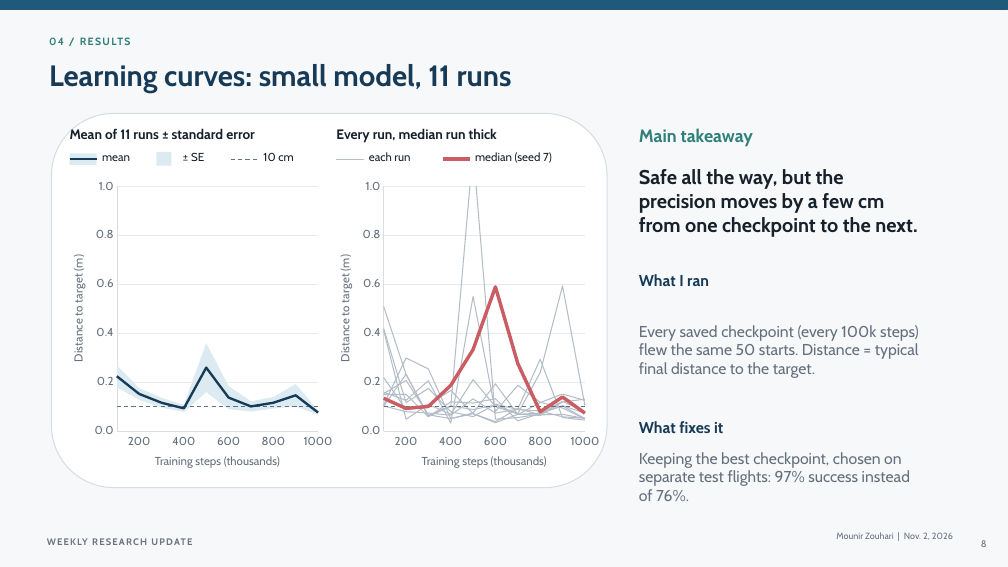
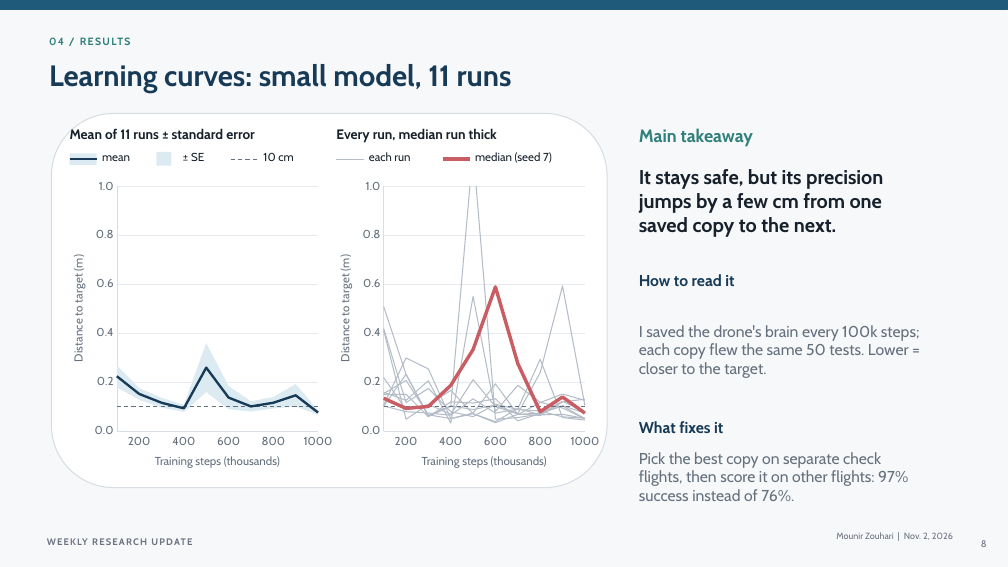
Before and after one commit to MounirZouhari/crazyfly, a slide deck: slide 8 of code/src/tdmpc2_training/reports/Mounir_Crazyflie_Weekly_Update_2026-11-02.pptx. Drawn at 1008x567 pixels with LibreOffice and Linux fonts; fonts in the diff are those of the drawing. Boxes give left, top, right and bottom in pixels: in the first picture for what was removed or moved away, otherwise in the second. Text is boxed around its words. In the diff, an @@ line names an element or a change of style, - is before the commit and + after.

Commit message:
Update deck: simpler wording, GPU and parallel results left out

```diff
--- a/code/src/tdmpc2_training/reports/Mounir_Crazyflie_Weekly_Update_2026-11-02.pptx
+++ b/code/src/tdmpc2_training/reports/Mounir_Crazyflie_Weekly_Update_2026-11-02.pptx
@@ text at [639, 169, 883, 237]: text changed @@
-Safe all the way, but the precision moves by a few cm from one checkpoint to the next.
+It stays safe, but its precision jumps by a few cm from one saved copy to the next.
@@ text at [639, 274, 734, 286]: text changed @@
-What I ran
+How to read it
@@ text at [639, 325, 920, 378]: text changed @@
-Every saved checkpoint (every 100k steps) flew the same 50 starts. Distance = typical final distance to the target.
+I saved the drone's brain every 100k steps; each copy flew the same 50 tests. Lower = closer to the target.
@@ text at [639, 452, 908, 501]: text changed @@
-Keeping the best checkpoint, chosen on separate test flights: 97% success instead of 76%.
+Pick the best copy on separate check flights, then score it on other flights: 97% success instead of 76%.
```
Also in this commit, not shown: 6 other slides changed.
